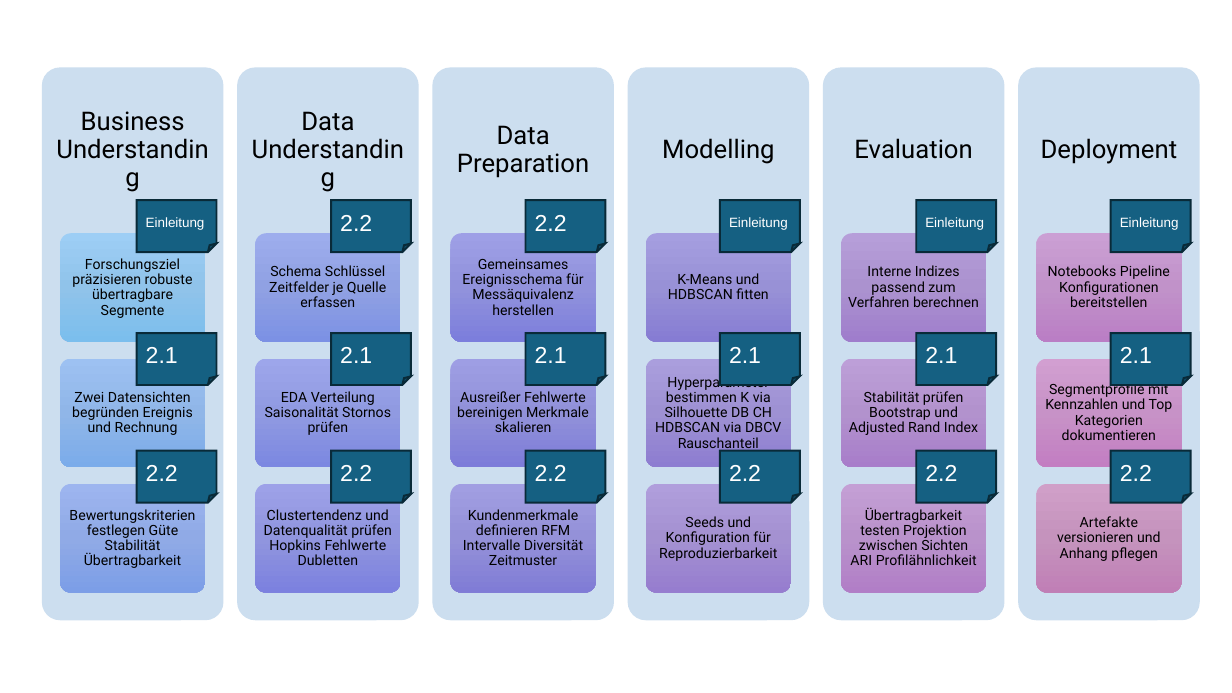
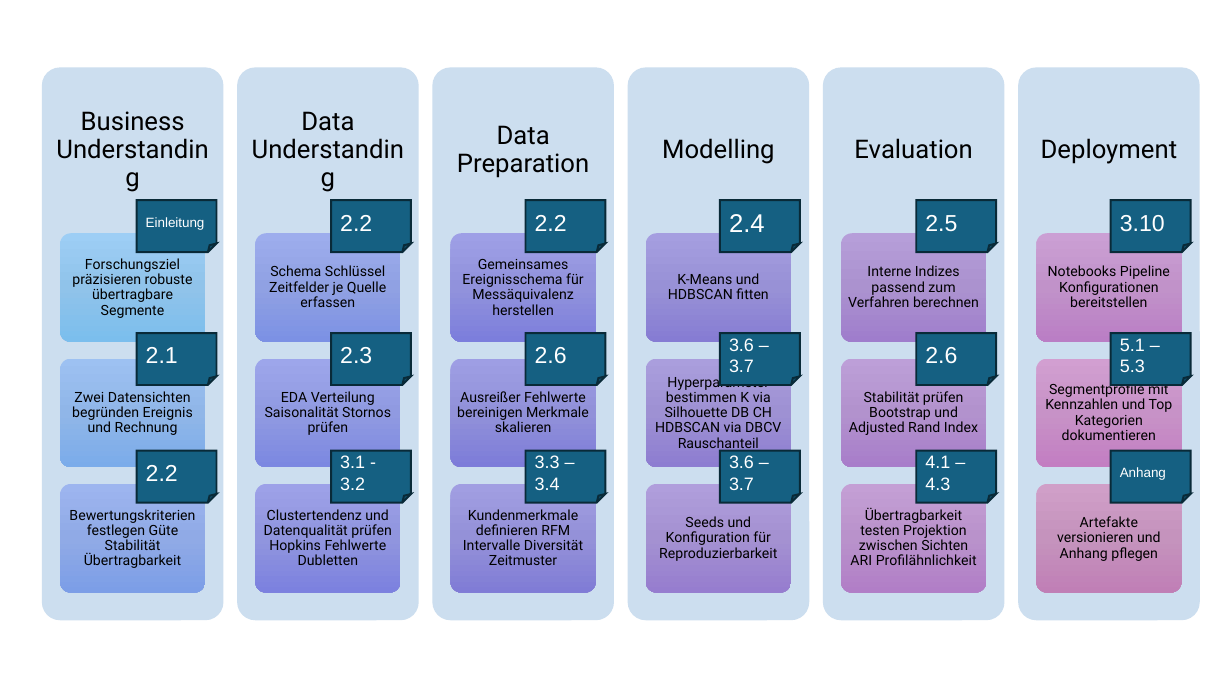
Before and after one commit to OrionNeb/C-C, a slide deck: slide 2 of Eigene_Darstellung_CRISP-DM.pptx. Drawn at 1232x693 pixels with LibreOffice and Linux fonts; fonts in the diff are those of the drawing. Boxes give left, top, right and bottom in pixels: in the first picture for what was removed or moved away, otherwise in the second. Text is boxed around its words. In the diff, an @@ line names an element or a change of style, - is before the commit and + after.

Commit message:
Add initial presentation file for CRISP-DM framework

```diff
--- a/Eigene_Darstellung_CRISP-DM.pptx
+++ b/Eigene_Darstellung_CRISP-DM.pptx
@@ text in folded corner at [729,214,765,232]: text changed; size 10.5 to 20 pt @@
-Einleitung
+2.4
@@ text in folded corner at [925,215,957,232]: text changed; size 10.5 to 18 pt @@
-Einleitung
+2.5
@@ text in folded corner at [1120,215,1165,232]: text changed; size 10.5 to 18 pt @@
-Einleitung
+3.10
@@ text in folded corner at [340,347,372,364]: text changed @@
-2.1
+2.3
@@ text in folded corner at [535,347,567,364]: text changed @@
-2.1
+2.6
@@ text in folded corner at [729,338,754,372]: text changed; size 18 to 14 pt @@
-2.1
+3.6 – 3.7
@@ text in folded corner at [925,347,957,364]: text changed @@
-2.1
+2.6
@@ text in folded corner at [1120,338,1145,372]: text changed; size 18 to 14 pt @@
-2.1
+5.1 – 5.3
@@ text in folded corner at [340,455,365,490]: text changed; size 18 to 14 pt @@
-2.2
+3.1 - 3.2
@@ text in folded corner at [535,455,560,490]: text changed; size 18 to 14 pt @@
-2.2
+3.3 – 3.4
@@ text in folded corner at [729,455,754,490]: text changed; size 18 to 14 pt @@
-2.2
+3.6 – 3.7
@@ text in folded corner at [925,455,950,490]: text changed; size 18 to 14 pt @@
-2.2
+4.1 – 4.3
@@ text in folded corner at [1120,467,1166,480]: text changed; size 18 to 10.5 pt @@
-2.2
+Anhang
```
Also in this commit, not shown: 21 other files.
